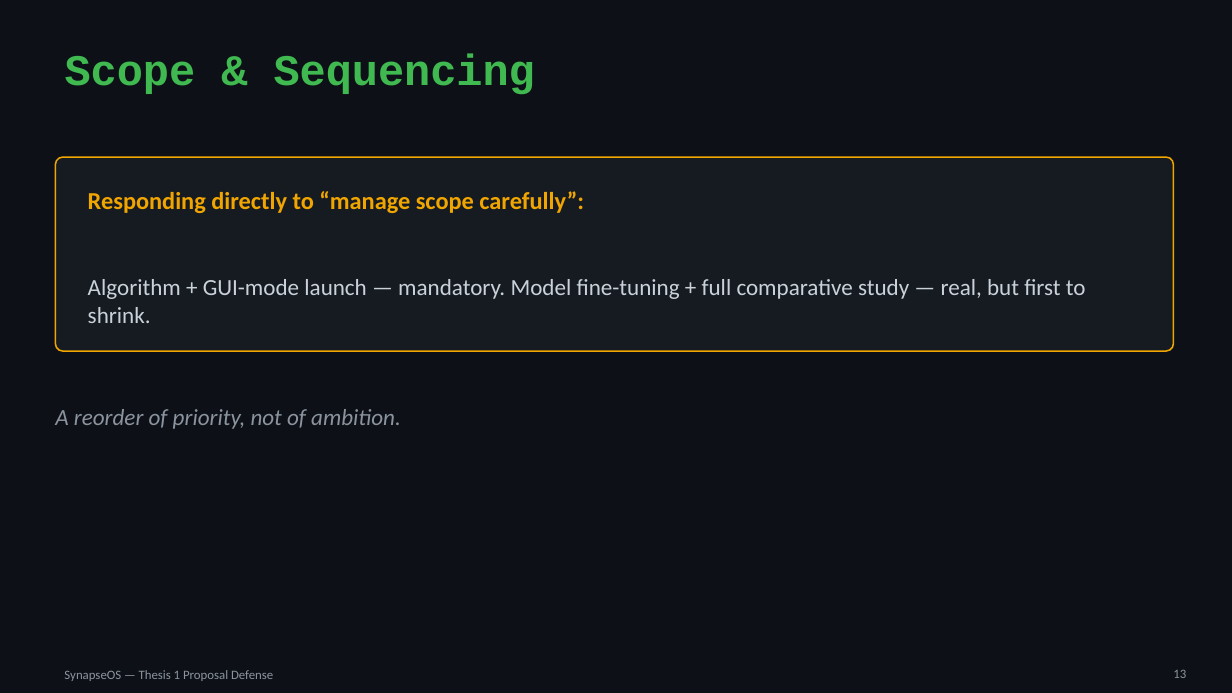
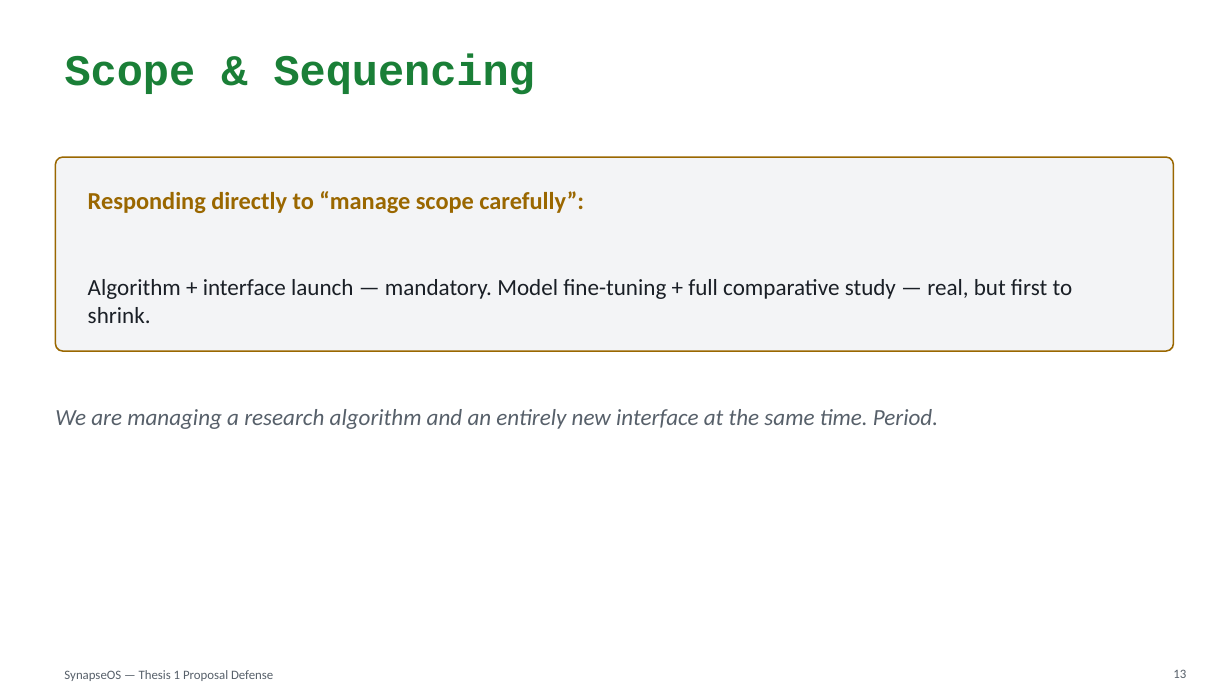
Before and after one commit to willardcsoriano/thesis, a slide deck: slide 13 of thesis 1/defense/SynapseOS_Proposal_Defense.pptx. Drawn at 1232x693 pixels with LibreOffice and Linux fonts; fonts in the diff are those of the drawing. Boxes give left, top, right and bottom in pixels: in the first picture for what was removed or moved away, otherwise in the second. Text is boxed around its words. In the diff, an @@ line names an element or a change of style, - is before the commit and + after.

```diff
--- a/thesis 1/defense/SynapseOS_Proposal_Defense.pptx
+++ b/thesis 1/defense/SynapseOS_Proposal_Defense.pptx
@@ background #0D1117 to #FFFFFF @@
@@ title "Scope & Sequencing" at box(65, 53, 535, 95): text colour #3FB950 to #1A7F37 @@
@@ rounded rectangle at box(55, 157, 1174, 351): fill #161B22 to #F3F4F6; outline #F0A500 1.2 pt to #9A6700 1.2 pt @@
@@ text at box(88, 191, 584, 213): text colour #F0A500 to #9A6700 in "Responding directly to “manage scope carefully”:" @@
@@ text at box(88, 279, 1073, 323): text changed; text colour #C9D1D9 to #1A1F26 @@
-Algorithm + GUI-mode launch — mandatory. Model fine-tuning + full comparative study — real, but first to shrink.
+Algorithm + interface launch — mandatory. Model fine-tuning + full comparative study — real, but first to shrink.
@@ text at box(55, 409, 938, 429): text changed; text colour #8B949E to #57606A @@
-A reorder of priority, not of ambition.
+We are managing a research algorithm and an entirely new interface at the same time. Period.
@@ text "SynapseOS — Thesis 1 Proposal ..." at box(64, 670, 273, 681): text colour #8B949E to #57606A @@
@@ page number at box(1173, 669, 1186, 678): text colour #8B949E to #57606A @@
```
Also in this commit, not shown: 14 other slides changed, 1 slide added, 1 slide removed, 4 other files.
